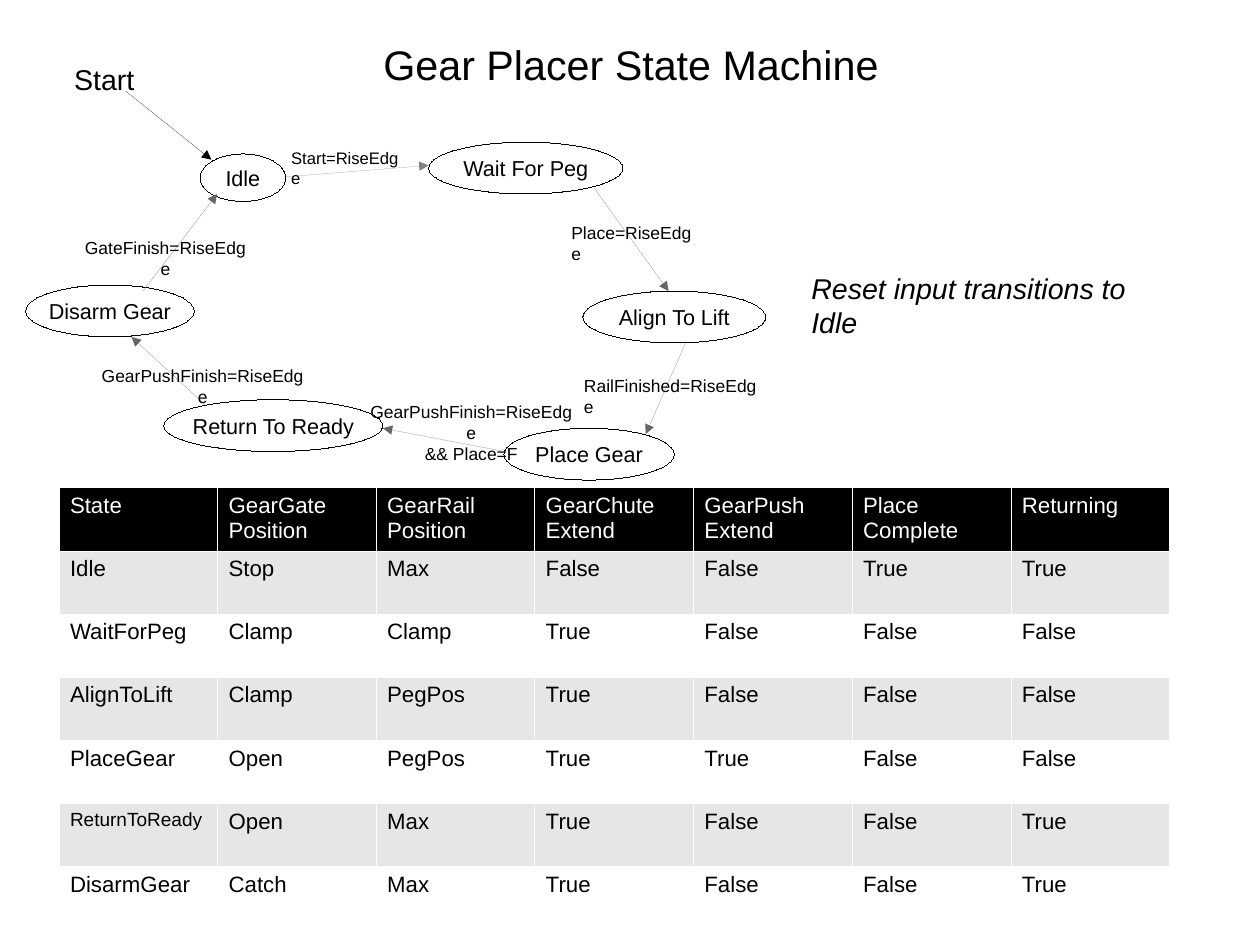
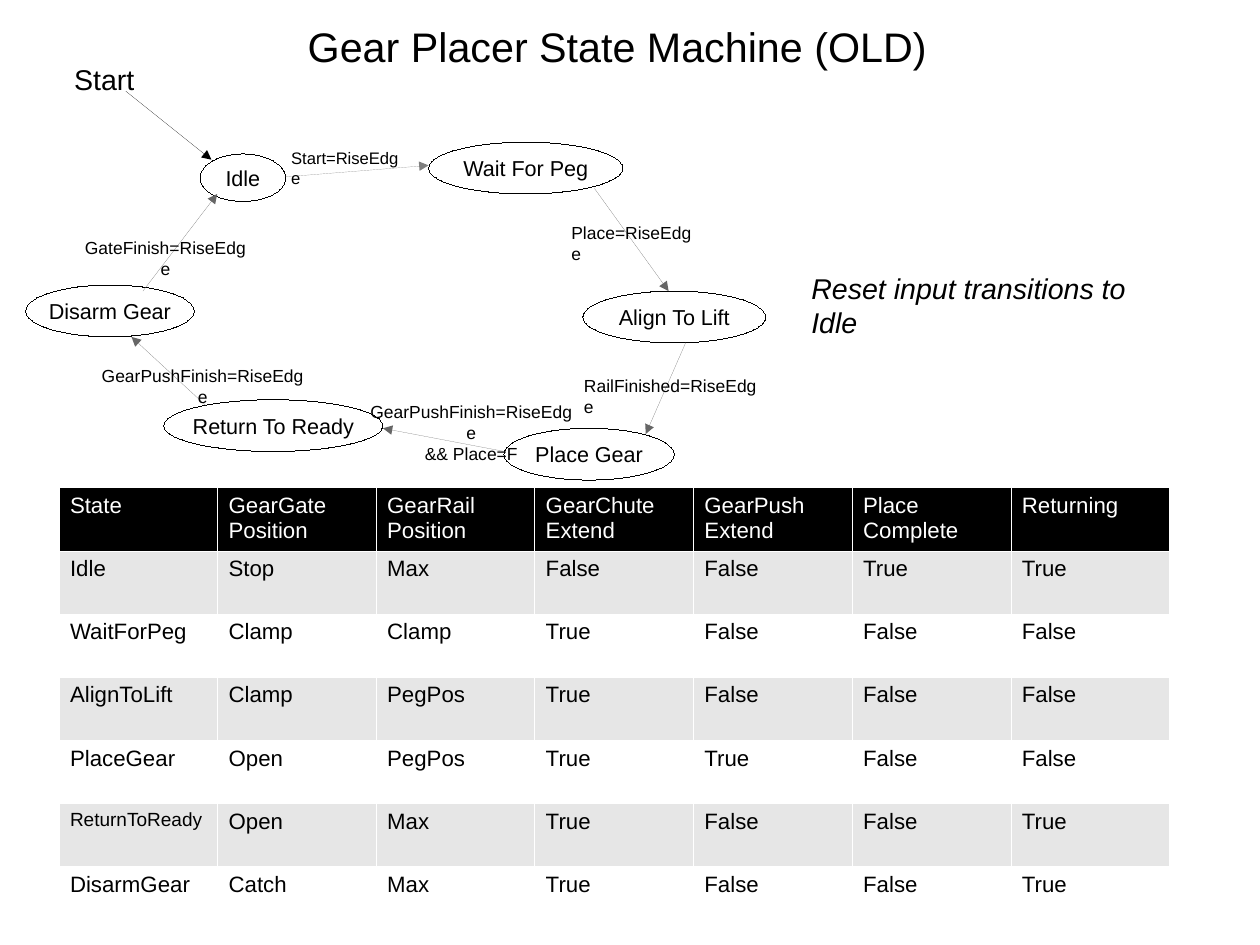
Before and after one commit to FRC1756-Argos/2017-Robot, a slide deck: slide 3 of Doc/StateMachines.pptx (slide 1 before the commit). Drawn at 1260x945 pixels with LibreOffice and Linux fonts; fonts in the diff are those of the drawing. Boxes give left, top, right and bottom in pixels: in the first picture for what was removed or moved away, otherwise in the second. Text is boxed around its words. In the diff, an @@ line names an element or a change of style, - is before the commit and + after.

Commit message:
Add files via upload
Added state machine handling for Midwest Regional changes to gear placer.

```diff
--- a/Doc/StateMachines.pptx
+++ b/Doc/StateMachines.pptx
@@ text at <box>308,32,926,70</box>: text changed @@
-Gear Placer State Machine
+Gear Placer State Machine (OLD)
```
Also in this commit, not shown: 1 other slide changed, 2 slides added.
